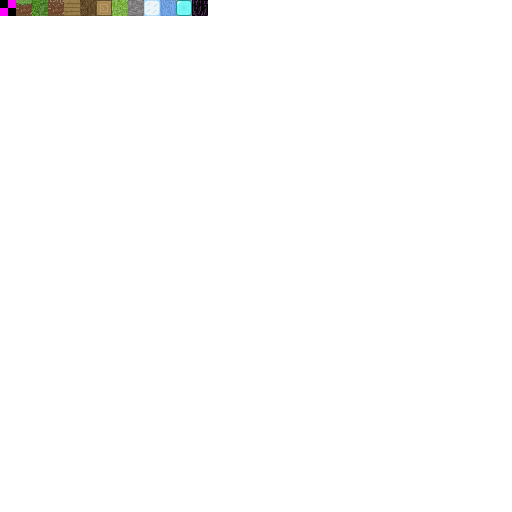
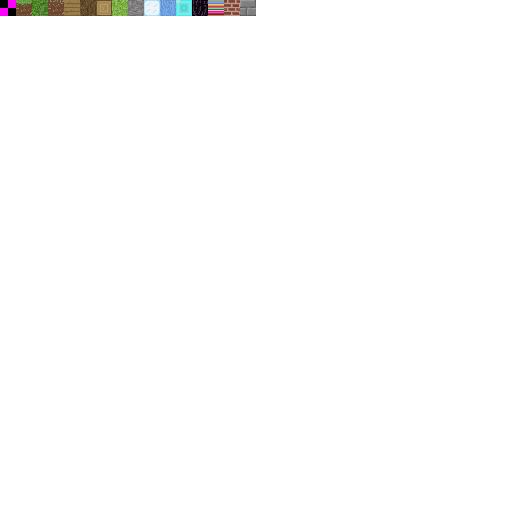
Layer changes from the first 512×512 image to the second:
added layer "Слой 19" above "Слой 17" over [240, 0, 256, 16]
painted on "Слой 17" over [224, 0, 240, 16]
painted on "Слой 16" over [176, 0, 224, 16]
